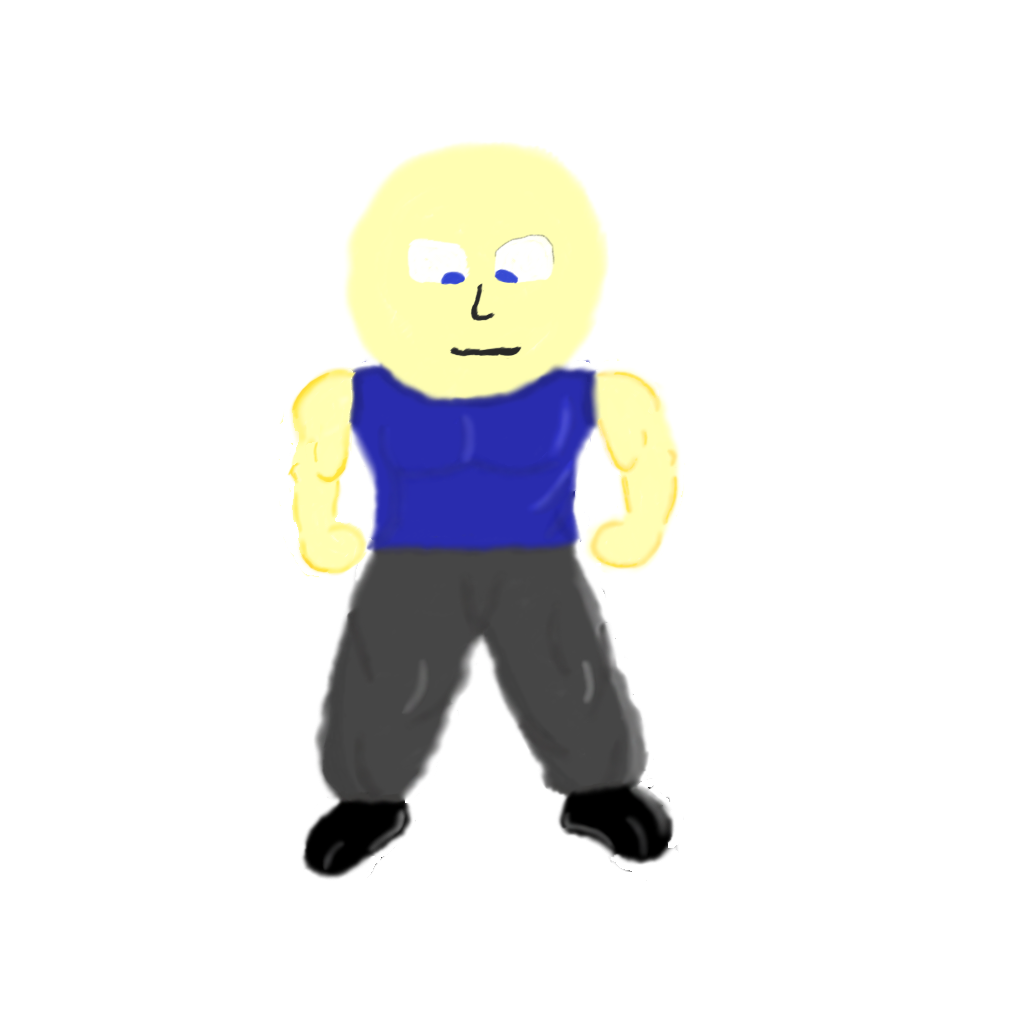
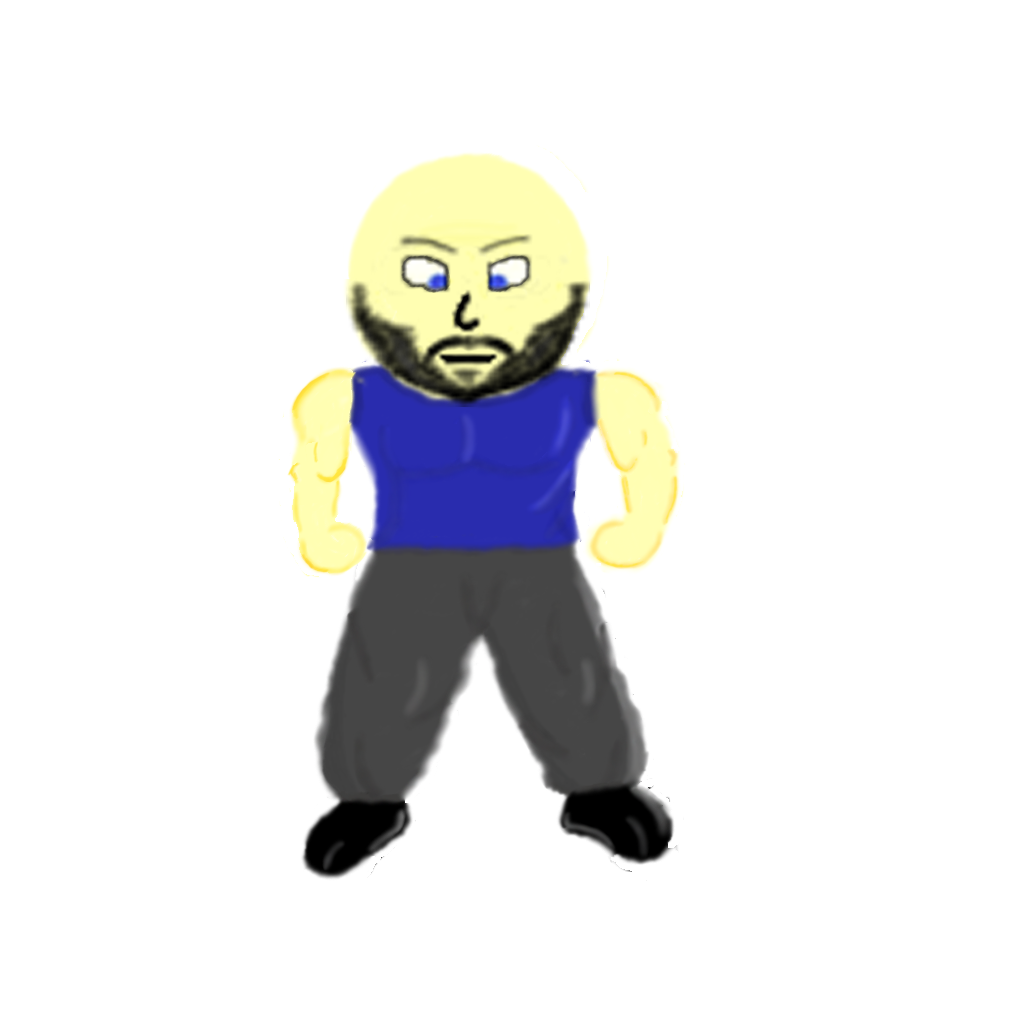
Two versions of the same layered image (1024 × 1024). Layer-by-layer changes:
added layer "Layer 2" above "Face" over (346, 219, 590, 407)
painted on "Face" over (407, 234, 556, 359)
painted on "Highlights" over (402, 657, 597, 717)
painted on "Base color" over (279, 141, 680, 567)
